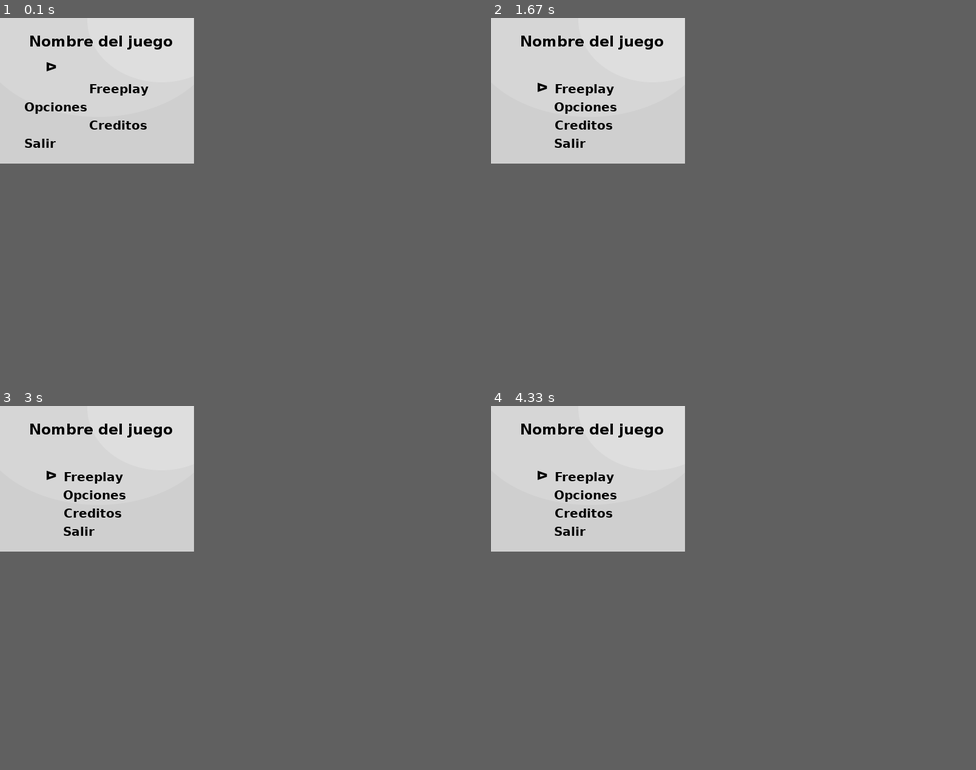
Above: before the commit, frames 1-4 (two rows, left to right).
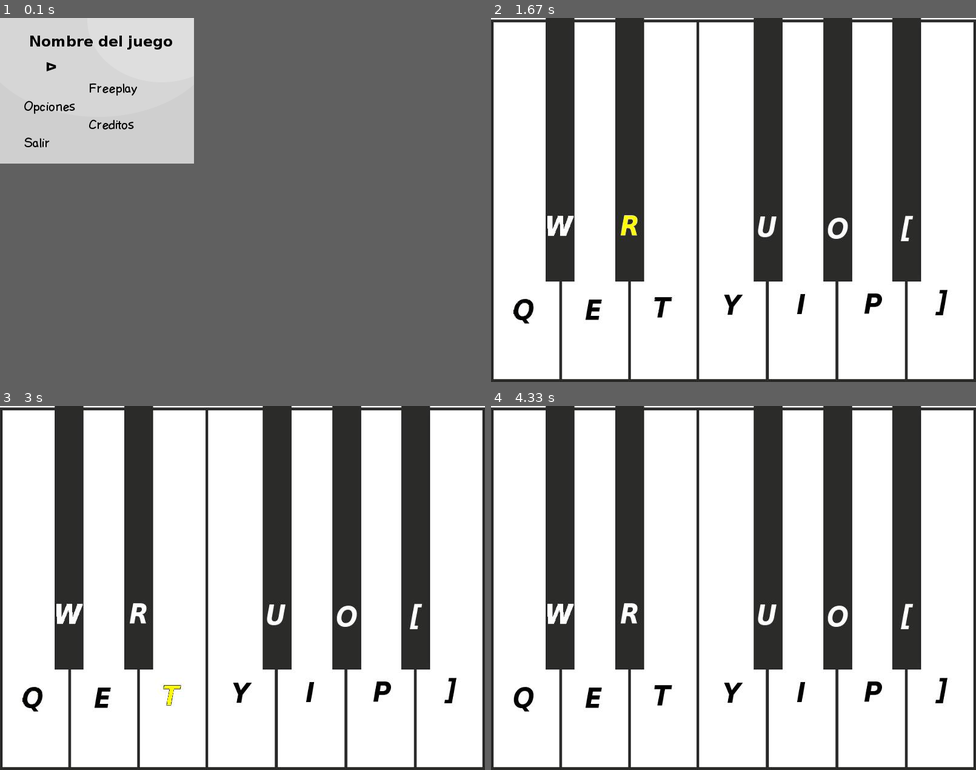
Above: after the commit, the same moments.

Repository: politecnicomodelopoo2018/tecladitos_ramon_nachon
Game: pygame game, started from menu/pianito.py
The game is run twice, just before and just after one commit, with the same random seed, the same clock (stepped at 60 frames per second) and the same inputs.
Inputs:
- Up to frame 1 (0.1 s): no input
- Up to frame 2 (1.67 s): tap Enter at 0.33 s; tap W at 0.67 s; tap E at 1 s; hold R from 1.4 s (still down)
- Up to frame 3 (3 s): release R at 1.87 s; tap Q at 1.9 s; tap T at 2.7 s
- Up to frame 4 (4.33 s): hold O 3.43-4.25 s; tap P at 4.28 s
In our replay, in frame 2 the window is 320x240 before the commit and 800x600 after it. These sizes can differ from the game's own. Grey fills any space a smaller window leaves; there, only what the larger window draws over its background counts as a difference.

The runs differ from the first frame. In frame 1, 0.6% of the frame differs, in the area x 5-31%, y 17-36%; in frame 2, 37%, in the area x 0-100%, y 0-100%; in frame 3, 37%; in frame 4, 37%.

Commit message:
cositas ricas

Diff:
--- a/menu/menu_mejorado.py
+++ b/menu/pianito.py
@@ -62,7 +62,7 @@
 
     def __init__(self, opciones):
         self.opciones = []
-        fuente = pygame.font.Font('dejavu.ttf', 20)
+        fuente = pygame.font.Font('LDFComicSans.ttf', 20)
         x = 105
         y = 105
         paridad = 1
@@ -121,51 +121,119 @@
 
 def comenzar_nuevo_juego():
 
+    pygame.font.init()
+    screen = pygame.display.set_mode((800, 600))
+    fondo = pygame.image.load("pianito.jpg").convert()
+
+    screen.blit(fondo, (0, 0))
+    pygame.display.flip()
+    pygame.time.delay(10)
 
     while True:
         for event in pygame.event.get():
             if (event.type == KEYDOWN and event.key == K_q):
-                pygame.mixer.music.load("/home/alumno/PycharmProjects/R&N/68437__pinkyfinger__piano-a.wav")
-                pygame.mixer.music.play()
-                pygame.event.wait()
+                fondo = pygame.image.load("Letras/Q.jpg").convert()
+                screen.blit(fondo, (0, 0))
+                pygame.display.flip()
+                pygame.time.delay(10)
+
+                pygame.mixer.music.load("wav/a1.wav")
+                pygame.mixer.music.play()
+                pygame.event.wait()
+
+                fondo = pygame.image.load("pianito.jpg").convert()
+                screen.blit(fondo, (0, 0))
+                pygame.display.flip()
+                pygame.time.delay(10)
 
             elif (event.type == KEYDOWN and event.key == K_w):
-                pygame.mixer.music.load("/home/alumno/PycharmProjects/R&N/68439__pinkyfinger__piano-bb.wav")
-                pygame.mixer.music.play()
-                pygame.event.wait()
+                fondo = pygame.image.load("Letras/W.jpg").convert()
+                screen.blit(fondo, (0, 0))
+                pygame.display.flip()
+                pygame.time.delay(10)
+
+                pygame.mixer.music.load("wav/a1s.wav")
+                pygame.mixer.music.play()
+                pygame.event.wait()
+
+                fondo = pygame.image.load("pianito.jpg").convert()
+                screen.blit(fondo, (0, 0))
+                pygame.display.flip()
+                pygame.time.delay(10)
 
             elif (event.type == KEYDOWN and event.key == K_e):
-                pygame.mixer.music.load("/home/alumno/PycharmProjects/R&N/68438__pinkyfinger__piano-b.wav")
-                pygame.mixer.music.play()
-                pygame.event.wait()
-
+                fondo = pygame.image.load("Letras/E.jpg").convert()
+                screen.blit(fondo, (0, 0))
+                pygame.display.flip()
+                pygame.time.delay(10)
+
+                pygame.mixer.music.load("wav/b1.wav")
+                pygame.mixer.music.play()
+                pygame.event.wait()
+
+                fondo = pygame.image.load("pianito.jpg").convert()
+                screen.blit(fondo, (0, 0))
+                pygame.display.flip()
+                pygame.time.delay(10)
             elif (event.type == KEYDOWN and event.key == K_r):
-                pygame.mixer.music.load("/home/alumno/PycharmProjects/R&N/68441__pinkyfinger__piano-c.wav")
-                pygame.mixer.music.play()
-                pygame.event.wait()
+                fondo = pygame.image.load("Letras/R.jpg").convert()
+                screen.blit(fondo, (0, 0))
+                pygame.display.flip()
+                pygame.time.delay(10)
+
+                pygame.mixer.music.load("wav/c1.wav")
+                pygame.mixer.music.play()
+                pygame.event.wait()
+
+                fondo = pygame.image.load("pianito.jpg").convert()
+                screen.blit(fondo, (0, 0))
+                pygame.display.flip()
+                pygame.time.delay(10)
 
             elif (event.type == KEYDOWN and event.key == K_t):
-                pygame.mixer.music.load("/home/alumno/PycharmProjects/R&N/68440__pinkyfinger__piano-c.wav")
-                pygame.mixer.music.play()
-                pygame.event.wait()
+                fondo = pygame.image.load("Letras/T.jpg").convert()
+                screen.blit(fondo, (0, 0))
+                pygame.display.flip()
+                pygame.time.delay(10)
+
+                pygame.mixer.music.load("wav/c1s.wav")
+                pygame.mixer.music.play()
+                pygame.event.wait()
+
+                fondo = pygame.image.load("pianito.jpg").convert()
+                screen.blit(fondo, (0, 0))
+                pygame.display.flip()
+                pygame.time.delay(10)
 
             elif (event.type == KEYDOWN and event.key == K_y):
-                pygame.mixer.music.load("/home/alumno/PycharmProjects/R&N/68442__pinkyfinger__piano-d.wav")
+                pygame.mixer.music.load("wav/c2.wav")
                 pygame.mixer.music.play()
                 pygame.event.wait()
 
             elif (event.type == KEYDOWN and event.key == K_u):
-                pygame.mixer.music.load("/home/alumno/PycharmProjects/R&N/68444__pinkyfinger__piano-eb.wav")
+                pygame.mixer.music.load("wav/d1.wav")
                 pygame.mixer.music.play()
                 pygame.event.wait()
 
             elif (event.type == KEYDOWN and event.key == K_i):
-                pygame.mixer.music.load("/home/alumno/PycharmProjects/R&N/68443__pinkyfinger__piano-e.wav")
+                pygame.mixer.music.load("wav/d1s.wav")
                 pygame.mixer.music.play()
                 pygame.event.wait()
 
             elif (event.type == KEYDOWN and event.key == K_o):
-                pygame.mixer.music.load("/home/alumno/PycharmProjects/R&N/68445__pinkyfinger__piano-f.wav")
+                pygame.mixer.music.load("wav/e1.wav")
+                pygame.mixer.music.play()
+                pygame.event.wait()
+            elif (event.type == KEYDOWN and event.key == K_p):
+                pygame.mixer.music.load("wav/f1.wav")
+                pygame.mixer.music.play()
+                pygame.event.wait()
+            elif (event.type == KEYDOWN and event.key == K_k):
+                pygame.mixer.music.load("wav/f1s.wav")
+                pygame.mixer.music.play()
+                pygame.event.wait()
+            elif (event.type == KEYDOWN and event.key == K_l):
+                pygame.mixer.music.load("wav/g1.wav")
                 pygame.mixer.music.play()
                 pygame.event.wait()
             elif (event.type == KEYDOWN and event.key == K_ESCAPE):
@@ -182,7 +250,7 @@
 
 def salir_del_programa():
     import sys
-    print (" Gracias por utilizar Tecladito Nachon.")
+    print (" Gracias por utilizar Tecladito Ramon-Nachon.")
     sys.exit(0)
 
 
@@ -198,7 +266,7 @@
 
     pygame.font.init()
     screen = pygame.display.set_mode((320, 240))
-    screen.fill((255,255,255))
+
     fondo = pygame.image.load("fondo.png").convert()
     menu = Menu(opciones)
 
@@ -211,6 +279,5 @@
         screen.blit(fondo, (0, 0))
         menu.actualizar()
         menu.imprimir(screen)
-
         pygame.display.flip()
         pygame.time.delay(10)
Binary file removed: dio.png
Binary file added: menu/LDFComicSans.ttf
Binary file added: menu/Letras/E.jpg
Binary file added: menu/Letras/Q.jpg
Binary file added: menu/Letras/R.jpg
Binary file added: menu/Letras/T.jpg
Binary file added: menu/Letras/W.jpg
Binary file removed: menu/dejavu.ttf
Binary file added: menu/pianito.jpg
Binary file removed: menu/piano.png
Not shown, added: menu/wav/a1.wav
Not shown, added: menu/wav/a1s.wav
(and 11 more such lines)
